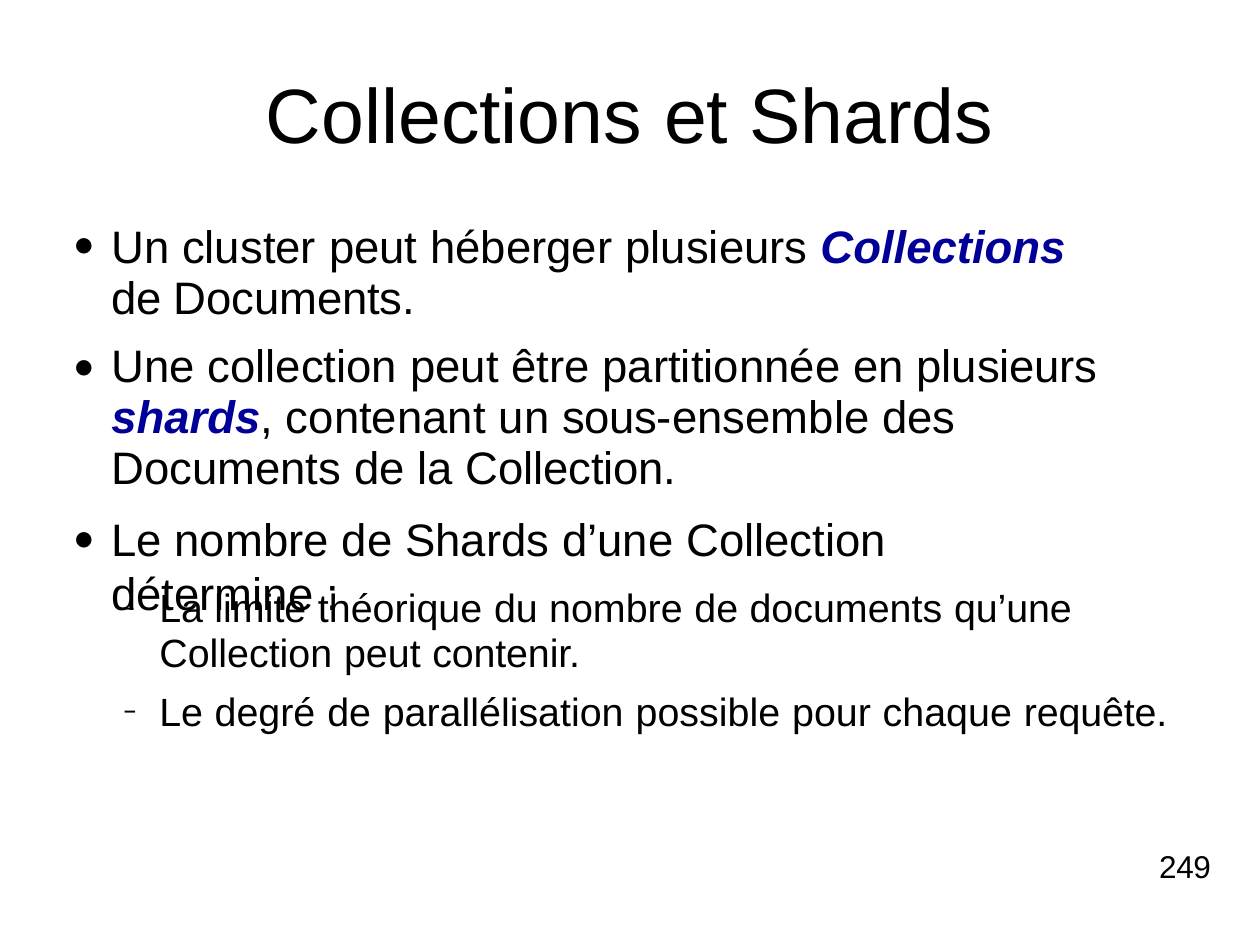
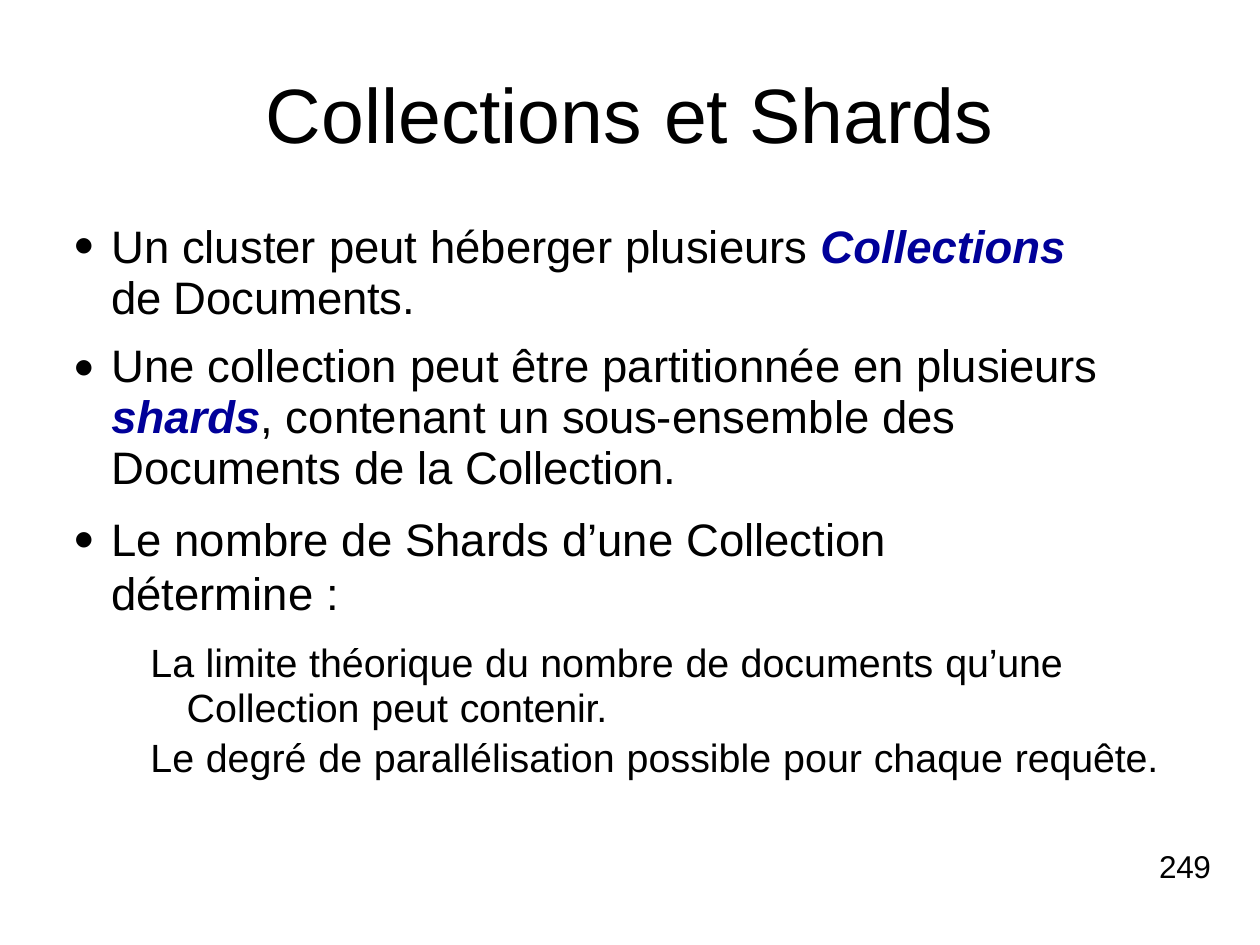
Before and after one commit to dthibau/solr, a slide deck: slide 235 of SolR.odp (slide 250 before the commit). Drawn at 1260x945 pixels with LibreOffice and Linux fonts; fonts in the diff are those of the drawing. Boxes give left, top, right and bottom in pixels: in the first picture for what was removed or moved away, otherwise in the second. Text is boxed around its words. In the diff, an @@ line names an element or a change of style, - is before the commit and + after.

```diff
--- a/SolR.odp
+++ b/SolR.odp
@@ text "La limite théorique du nombre ...": place and size @@
-text "La limite théorique du nombre ..." at bbox=[159, 591, 1167, 734]
+text "La limite théorique du nombre ..." at bbox=[150, 648, 1158, 780]
@@ text at bbox=[150, 648, 1063, 730]: text changed @@
-– La limite théorique du nombre de documents qu’une Collection peut contenir.
+La limite théorique du nombre de documents qu’une Collection peut contenir.
@@ text removed at bbox=[121, 689, 141, 726] @@
-–
@@ text at bbox=[150, 743, 1158, 780]: indent changed; line spacing 1 to 25.3pt; less space between paragraphs @@
```
Also in this commit, not shown: 52 other slides changed, 16 slides added, 13 slides removed, 7 other files.
